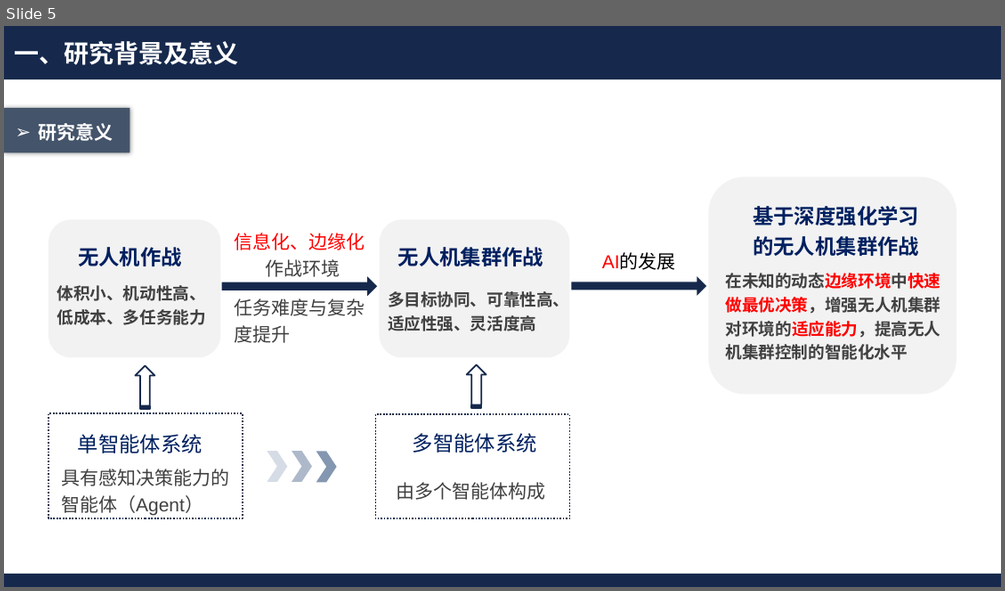
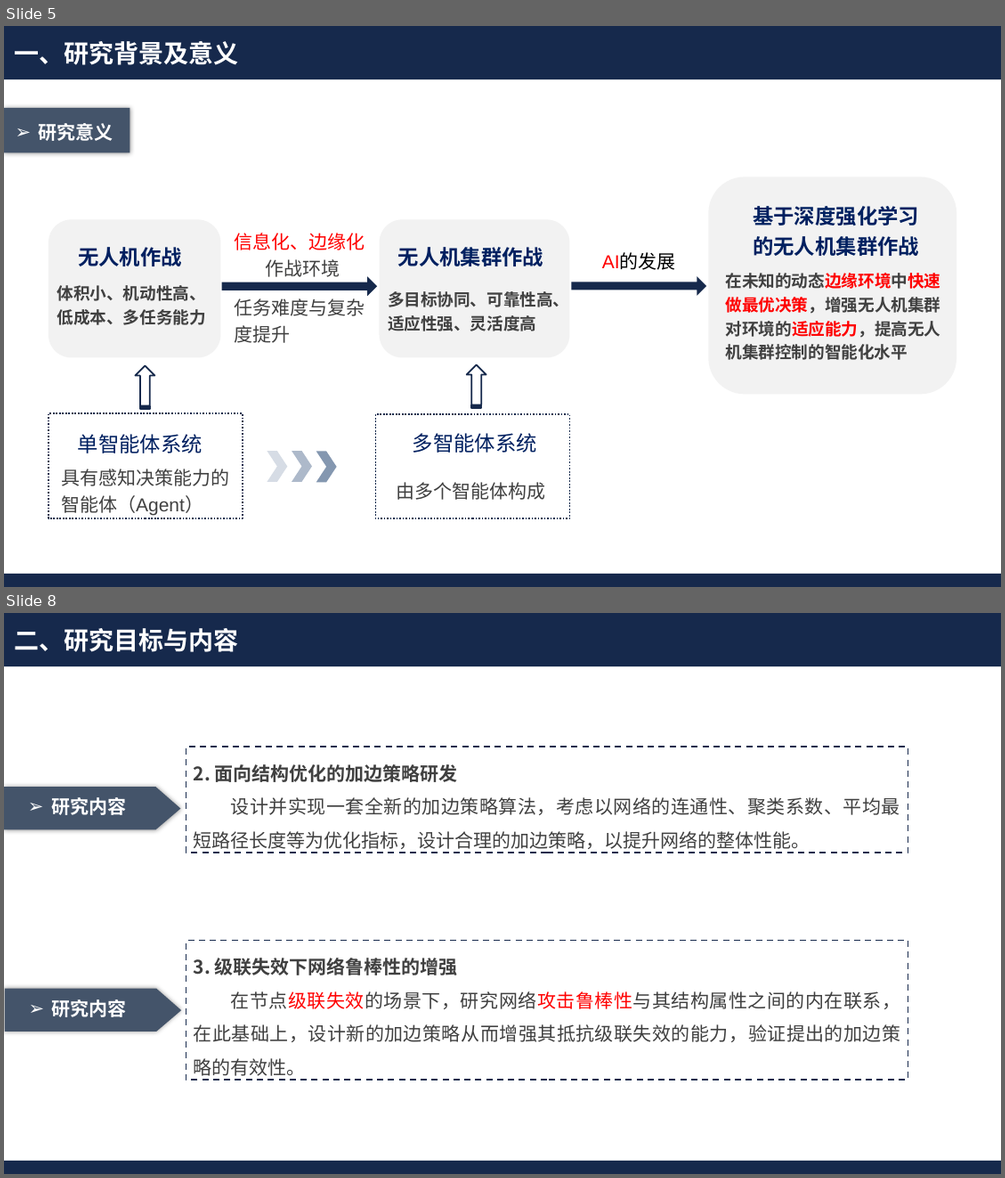
Before and after one commit to Akihi7777/day-day-up, a slide deck: 毕业近在咫尺/开题答辩.pptx. Shown one above the other, each under a label of ours: slide 5 before the commit, slides 5 and 8 after it; the slides between them are not shown. The pictures are 1005x591 and 1005x1178 pixels, drawn with LibreOffice and Linux fonts; fonts in the diff are those of the drawing; background and template pictures are left out. Boxes give left, top, right and bottom in pixels: in the first picture for what was removed or moved away, otherwise in the second. Text is boxed around its words. In the diff, an @@ line names an element or a change of style, - is before the commit and + after.

```diff
--- a/毕业近在咫尺/开题答辩.pptx
+++ b/毕业近在咫尺/开题答辩.pptx
@@ slide 8 added at (4,613,1001,1174), background #FFFFFF; not listed: 2 template elements that a slide beside it also shows @@
@@ text added at (14,628,238,652), 24 pt, text #FFFFFF, bold @@
+二、研究目标与内容
@@ rectangle added at (186,747,908,852), outline #16294C 1.5 pt dashed, 18 pt, text #404040 @@
+2. 面向结构优化的加边策略研发
+设计并实现一套全新的加边策略算法，考虑以网络的连通性、聚类系数、平均最短路径长度等为优化指标，设计合理的加边策略，以提升网络的整体性能。
@@ freeform shape added at (4,787,180,829), fill #44546A @@
@@ text added at (51,797,126,815), 18 pt, text #FFFFFF, bold @@
+➢ 研究内容
@@ rectangle added at (186,940,908,1079), outline #16294C 1.5 pt dashed, 18 pt, text #404040 @@
+3. 级联失效下网络鲁棒性的增强
+在节点级联失效的场景下，研究网络攻击鲁棒性与其结构属性之间的内在联系，在此基础上，设计新的加边策略从而增强其抵抗级联失效的能力，验证提出的加边策略的有效性。
@@ freeform shape added at (5,989,181,1031), fill #44546A @@
@@ text added at (52,999,127,1017), 18 pt, text #FFFFFF, bold @@
+➢ 研究内容
```
Also in this commit, not shown: 2 slides changed, 1 other slide added, 1 slide removed, 4 other files.
